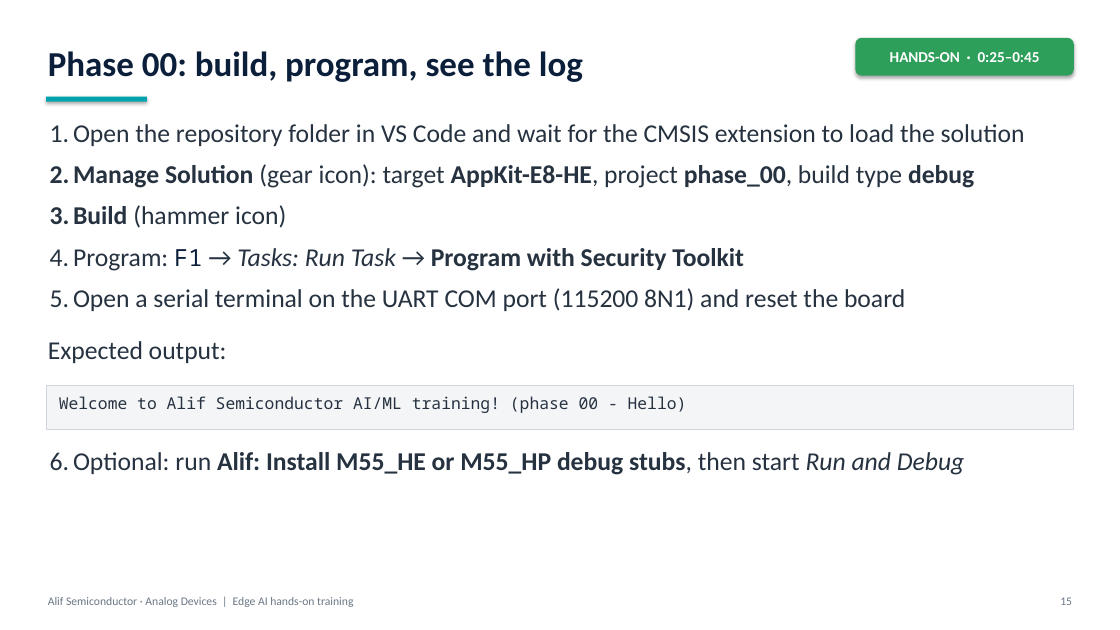
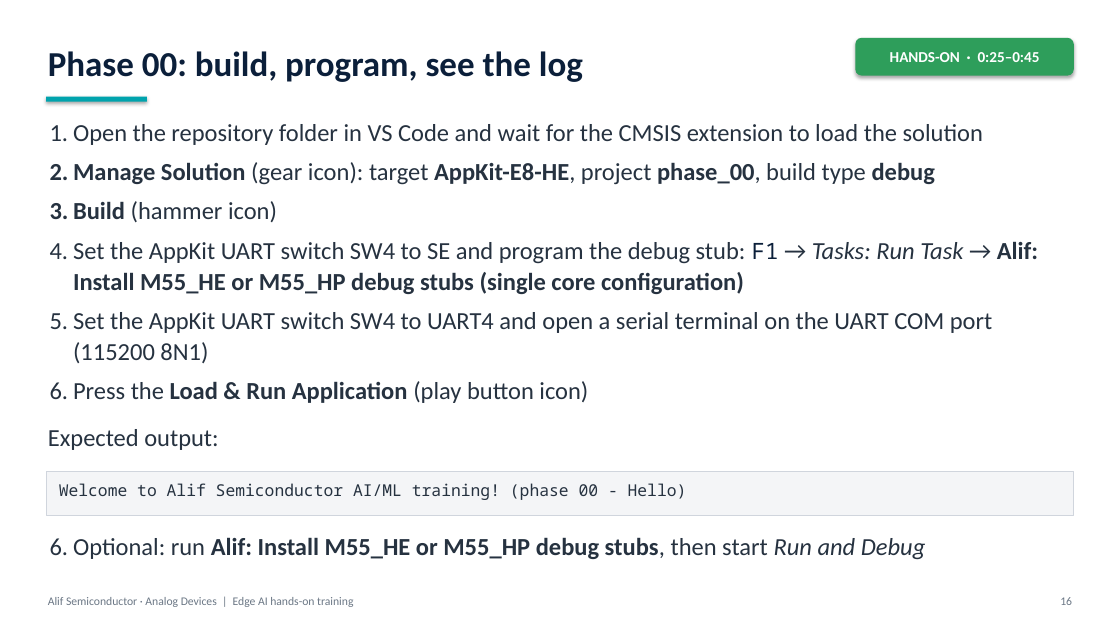
Before and after one commit to alifsemi/alif_ml-training, a slide deck: slide 16 of training/alif_ml_training.pptx (slide 15 before the commit). Drawn at 1120x630 pixels with LibreOffice and Linux fonts; fonts in the diff are those of the drawing. Boxes give left, top, right and bottom in pixels: in the first picture for what was removed or moved away, otherwise in the second. Text is boxed around its words. In the diff, an @@ line names an element or a change of style, - is before the commit and + after.

```diff
--- a/training/alif_ml_training.pptx
+++ b/training/alif_ml_training.pptx
@@ text at box(73, 124, 983, 222): size 22 to 21 pt in "Open the repository folder in VS Code ...", "Manage Solution (gear icon): target AppKit-E8-HE, project ...", "Build (hammer icon)" @@
@@ text at box(73, 241, 1038, 403): text changed; size 22 to 21 pt @@
-4. Program: F1 → Tasks: Run Task → Program with Security Toolkit
-5. Open a serial terminal on the UART COM port (115200 8N1) and reset the board
+4. Set the AppKit UART switch SW4 to SE and program the debug stub: F1 → Tasks: Run Task → Alif: Install M55_HE or M55_HP debug stubs (single core configuration)
+5. Set the AppKit UART switch SW4 to UART4 and open a serial terminal on the UART COM port (115200 8N1)
+6. Press the Load & Run Application (play button icon)
@@ 2 texts, 1 rectangle: place and size @@
-2 texts, 1 rectangle at box(46, 341, 1074, 475)
+2 texts, 1 rectangle at box(46, 429, 1074, 559)
@@ text "Expected output:" at box(48, 429, 218, 450): size 22 to 21 pt @@
@@ text "Optional: run Alif: Install M55_HE ..." at box(73, 537, 926, 559): size 22 to 21 pt @@
@@ text at box(1060, 597, 1072, 605): text changed @@
-15
+16
```
Also in this commit, not shown: 50 other slides changed, 1 slide added, 2 other files.
